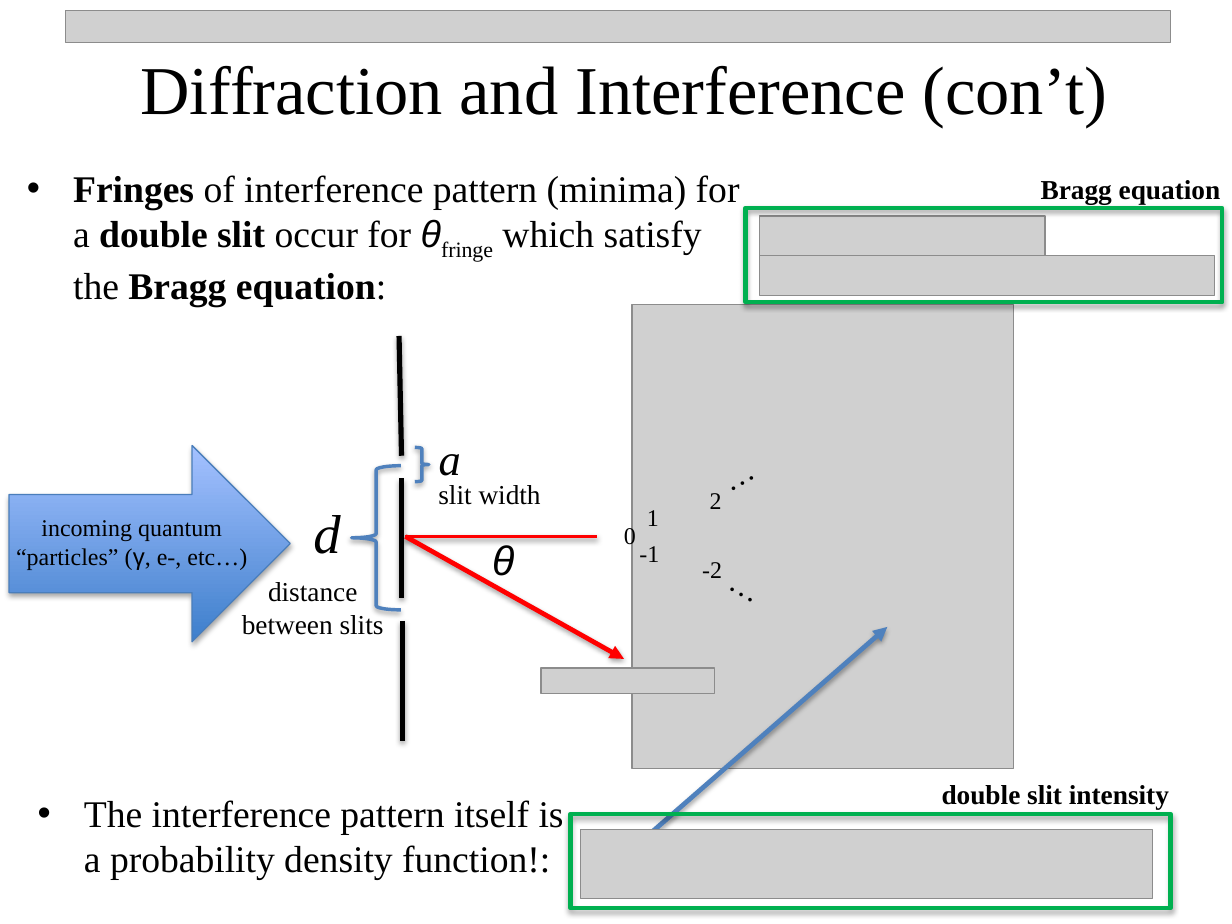
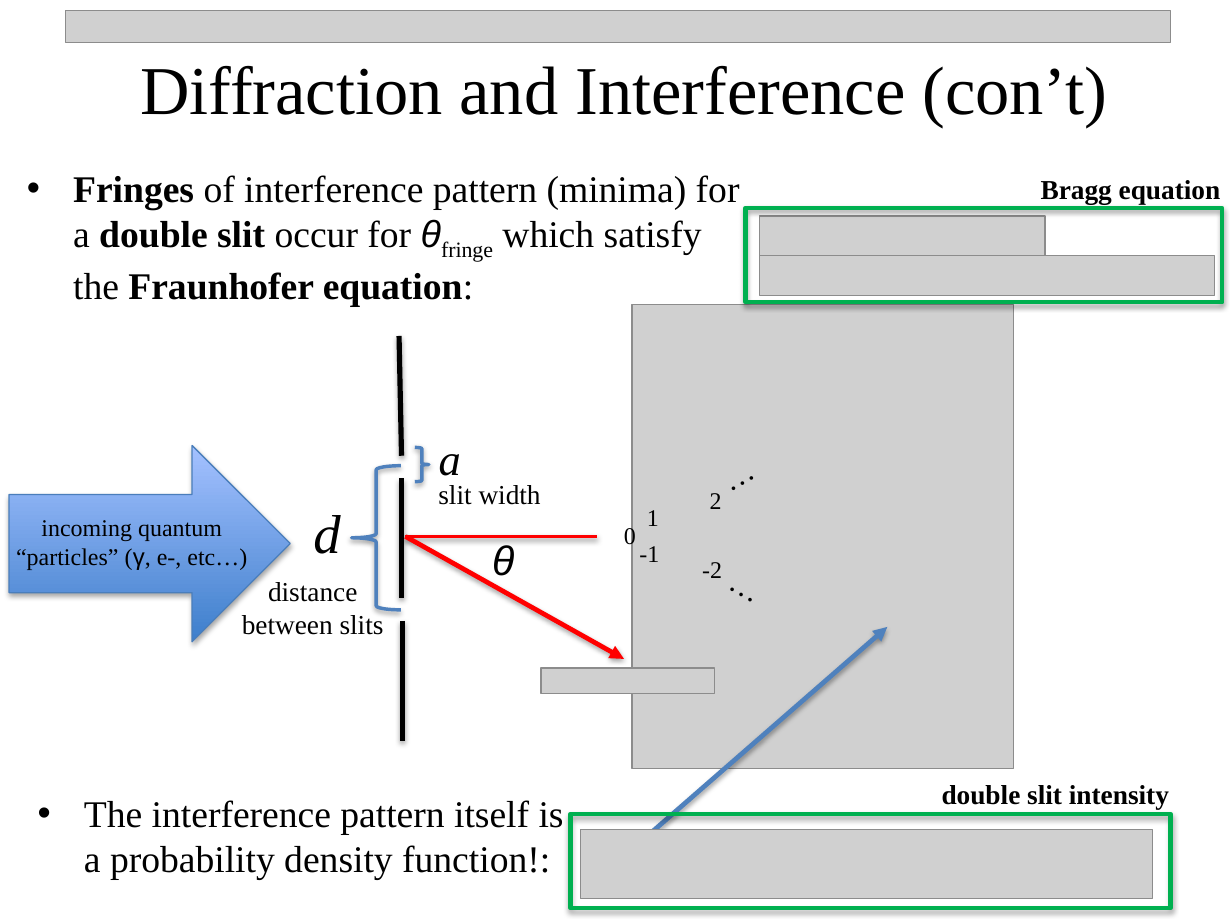
Before and after one commit to npetraco/CHE302, a slide deck: slide 11 of Notes/3_Quantum_TheoryII.pptx. Drawn at 1232x924 pixels with LibreOffice and Linux fonts; fonts in the diff are those of the drawing; grey boxes stand for pictures. Boxes give left, top, right and bottom in pixels: in the first picture for what was removed or moved away, otherwise in the second. Text is boxed around its words. In the diff, an @@ line names an element or a change of style, - is before the commit and + after.

```diff
--- a/Notes/3_Quantum_TheoryII.pptx
+++ b/Notes/3_Quantum_TheoryII.pptx
@@ text at [73, 175, 740, 307]: text changed @@
-• Fringes of interference pattern (minima) for a double slit occur for θfringe which satisfy the Bragg equation:
+• Fringes of interference pattern (minima) for a double slit occur for θfringe which satisfy the Fraunhofer equation:
```
Also in this commit, not shown: 1 other file.
